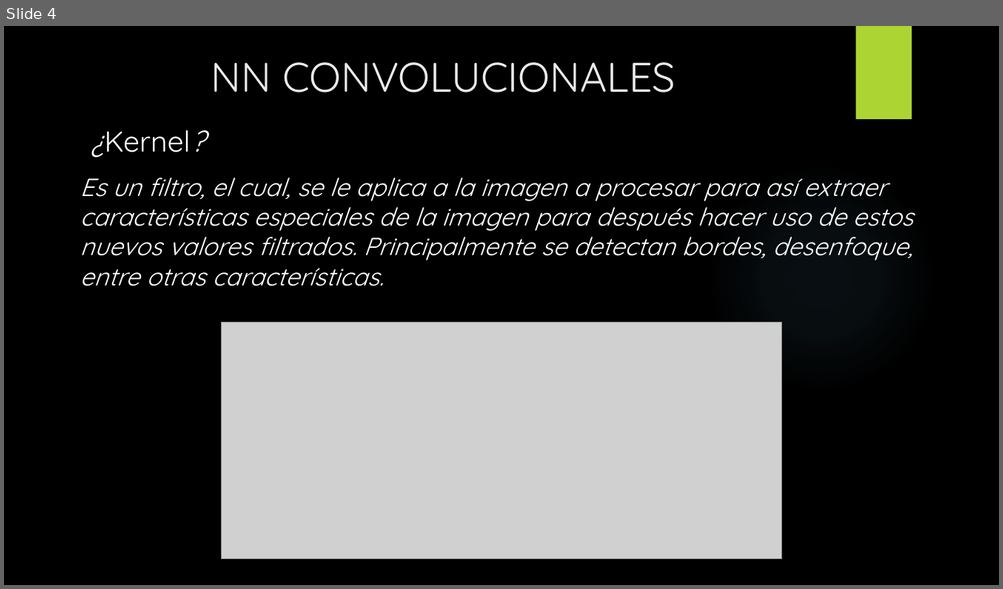
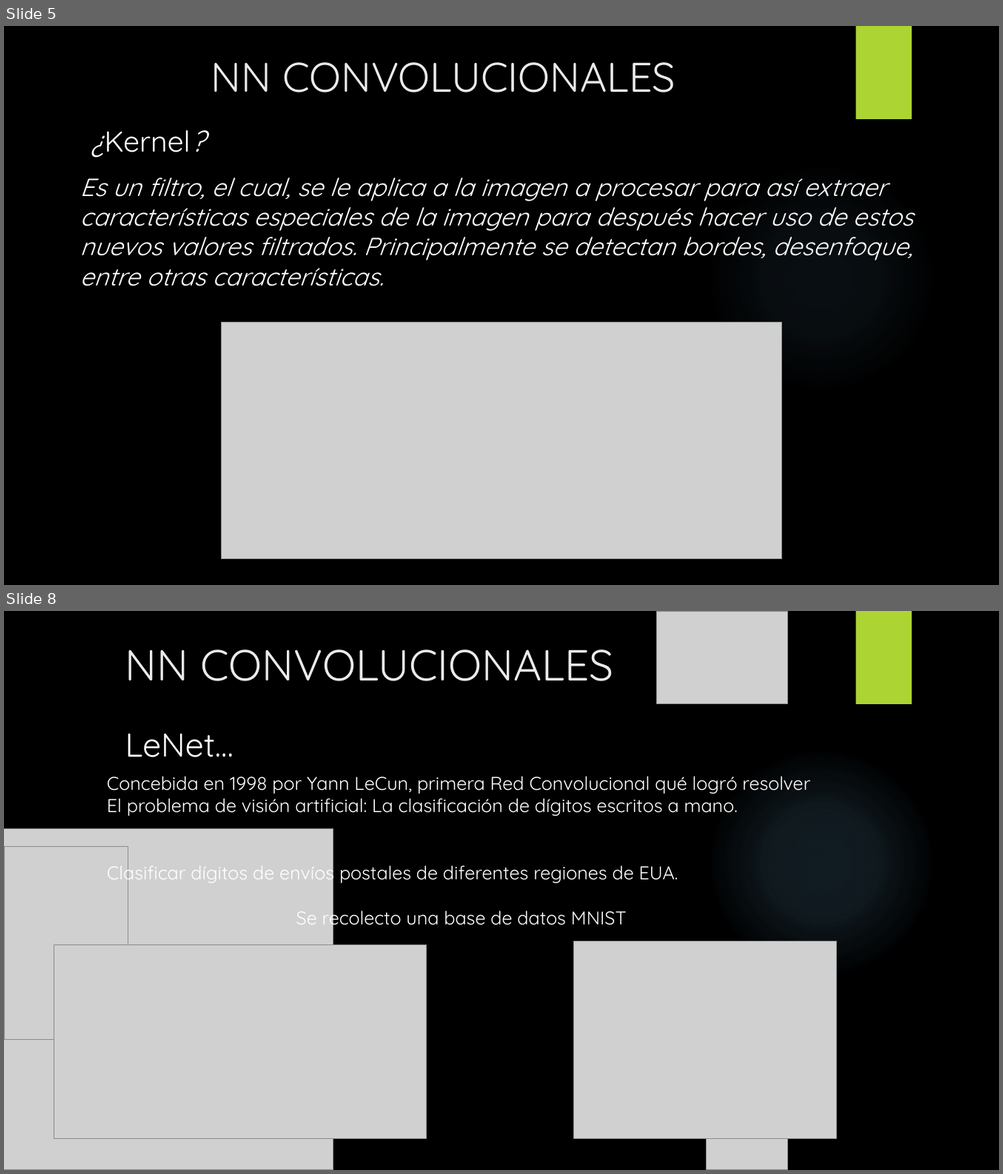
Before and after one commit to unknowchar/NN-imgClasification, a slide deck: NEURONAL NETWORK.pptx. Shown one above the other, each under a label of ours: slide 4 before the commit, slides 5 and 8 after it; the slides between them are not shown. The pictures are 1003x589 and 1003x1174 pixels, drawn with LibreOffice and Linux fonts; fonts in the diff are those of the drawing; grey boxes stand for pictures; background and template pictures are left out. Boxes give left, top, right and bottom in pixels: in the first picture for what was removed or moved away, otherwise in the second. Text is boxed around its words. In the diff, an @@ line names an element or a change of style, - is before the commit and + after.

```diff
--- a/NEURONAL NETWORK.pptx
+++ b/NEURONAL NETWORK.pptx
@@ slide 8 added at (4,611,999,1170), background picture (left out); not listed: 1 template element that a slide beside it also shows @@
@@ picture added at (657,611,788,704) @@
@@ rectangle added at (855,611,911,704), fill #ACD433 @@
@@ title added at (125,649,614,681), 42 pt, text #EBEBEB @@
+NN CONVOLUCIONALES
@@ text added at (125,733,234,758), 32 pt, text #FFFFFF @@
+LeNet…
@@ ellipse added at (706,748,936,977), fill gradient #7AC4F0 @@
@@ text added at (107,776,810,929), 18 pt, text #FFFFFF @@
+Concebida en 1998 por Yann LeCun, primera Red Convolucional qué logró resolver
+El problema de visión artificial: La clasificación de dígitos escritos a mano.
+Clasificar dígitos de envíos postales de diferentes regiones de EUA.
+Se recolecto una base de datos MNIST
@@ picture added at (4,829,333,1170) @@
@@ picture added at (4,847,128,1040) @@
@@ picture added at (573,942,836,1139) @@
@@ picture added at (54,945,427,1139) @@
@@ picture added at (706,1109,788,1170) @@
@@ what was slide 4 is now slide 5 @@
```
Also in this commit, not shown: 3 slides changed, 4 other slides added, 3 slides removed.
